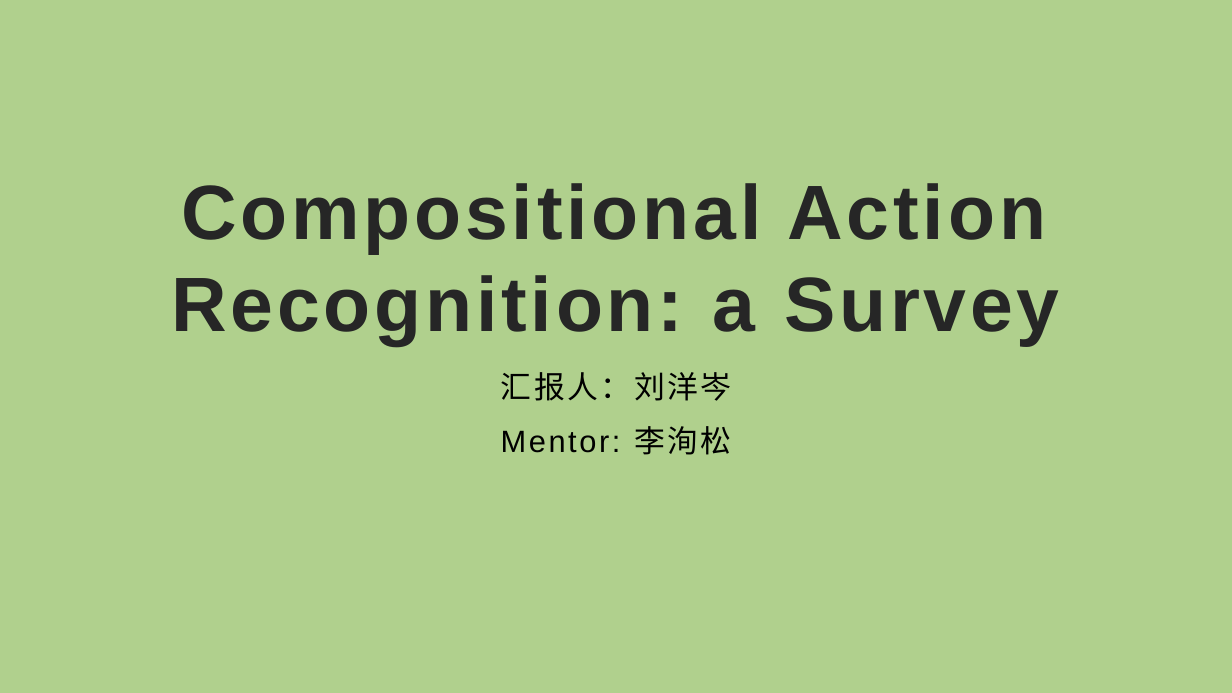
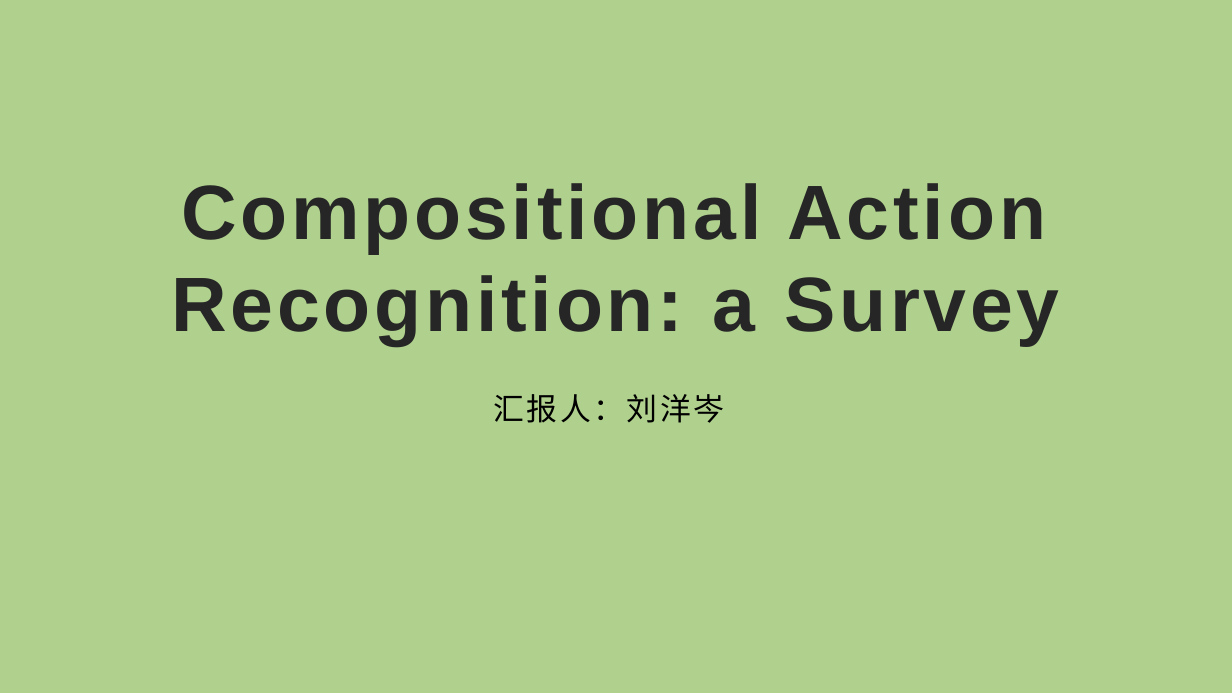
Before and after one commit to Randle-Github/paper-video-action-recognition, a slide deck: slide 1 of compositional action recognition survey.pptx. Drawn at 1232x693 pixels with LibreOffice and Linux fonts; fonts in the diff are those of the drawing. Boxes give left, top, right and bottom in pixels: in the first picture for what was removed or moved away, otherwise in the second. Text is boxed around its words. In the diff, an @@ line names an element or a change of style, - is before the commit and + after.

```diff
--- a/compositional action recognition survey.pptx
+++ b/compositional action recognition survey.pptx
@@ subtitle "汇报人：刘洋岑" moved from (x1=501, y1=372, x2=732, y2=455) to (x1=494, y1=394, x2=725, y2=423) @@
@@ subtitle at (x1=501, y1=426, x2=732, y2=455): paragraph removed @@
-Mentor: 李洵松
```
Also in this commit, not shown: 9 other slides changed, 5 slides removed, 4 other files.
